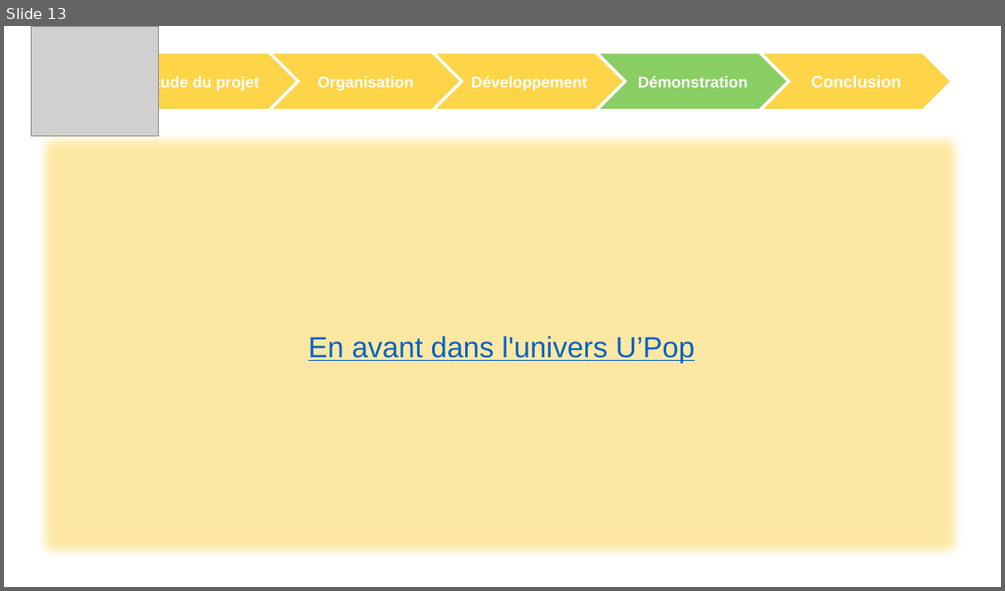
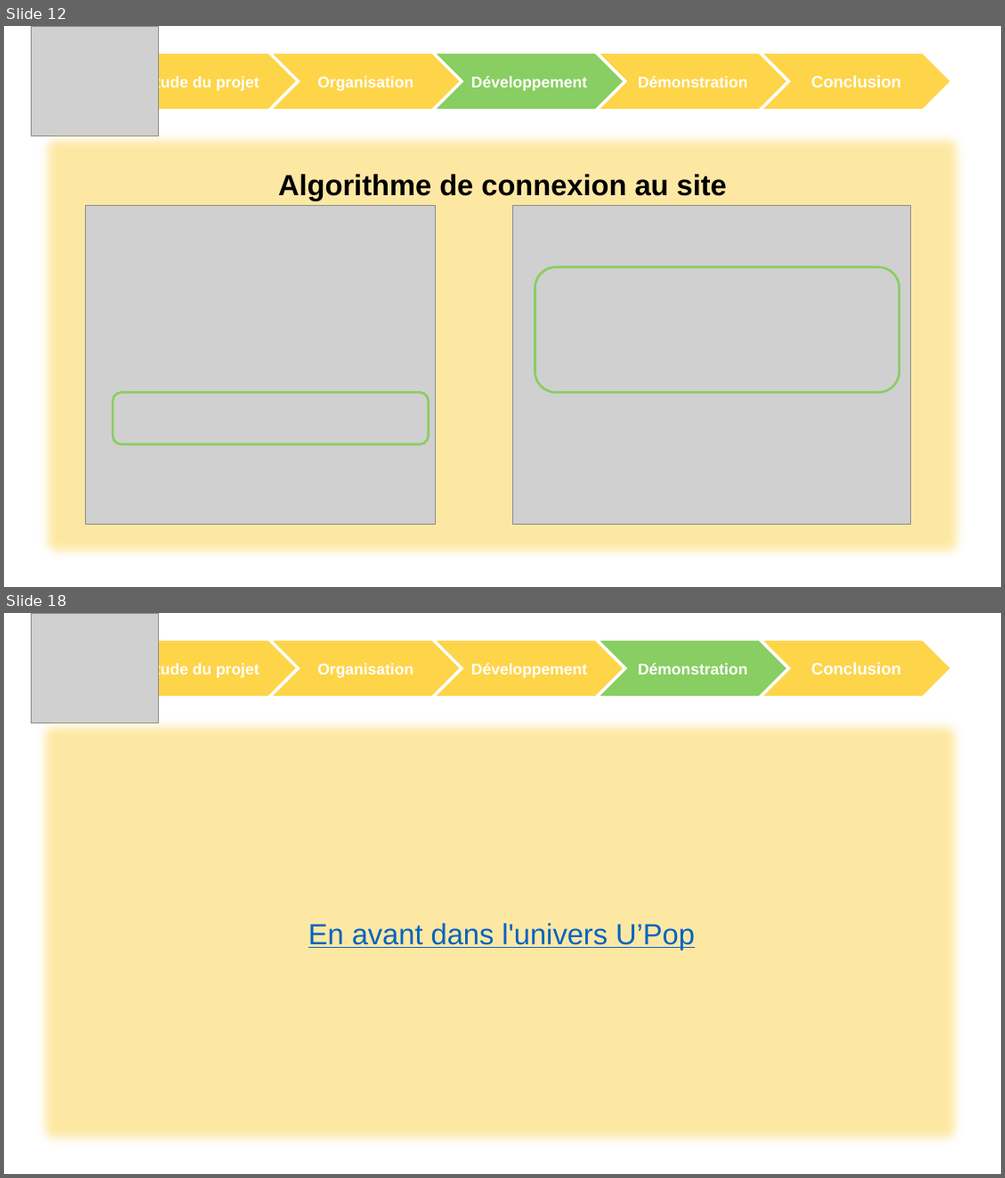
Before and after one commit to ChampemeDylan/UPOP, a slide deck: DIAPO.pptx. Shown one above the other, each under a label of ours: slide 13 before the commit, slides 12 and 18 after it; the slides between them are not shown. The pictures are 1005x591 and 1005x1178 pixels, drawn with LibreOffice and Linux fonts; fonts in the diff are those of the drawing; grey boxes stand for pictures; background and template pictures are left out. Boxes give left, top, right and bottom in pixels: in the first picture for what was removed or moved away, otherwise in the second. Text is boxed around its words. In the diff, an @@ line names an element or a change of style, - is before the commit and + after.

```diff
--- a/DIAPO.pptx
+++ b/DIAPO.pptx
@@ slide 12 added at box(4, 26, 1001, 587), background picture (left out) @@
@@ group added at box(31, 26, 952, 136): 5 chevrons, 1 picture @@
+Etude du projet
+Conclusion
+Organisation
+Développement
+Démonstration
@@ rectangle added at box(33, 127, 971, 565), fill #FED449 at 50% opacity @@
@@ text added at box(278, 174, 727, 200), 28 pt, text #000000, bold @@
+Algorithme de connexion au site
@@ picture added at box(86, 206, 435, 524) @@
@@ picture added at box(513, 206, 911, 524) @@
@@ rounded rectangle added at box(535, 267, 899, 392), outline #88CE62 2.25 pt @@
@@ rounded rectangle added at box(113, 393, 428, 444), outline #88CE62 2.25 pt @@
@@ what was slide 13 is now slide 18 @@
```
Also in this commit, not shown: 3 slides changed, 4 other slides added.
